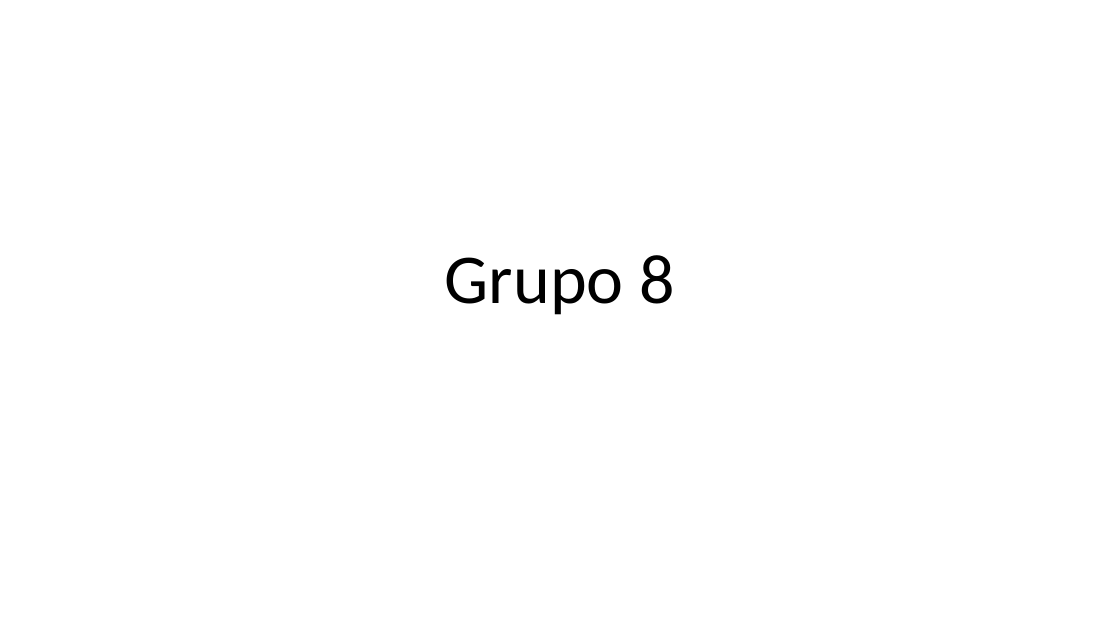
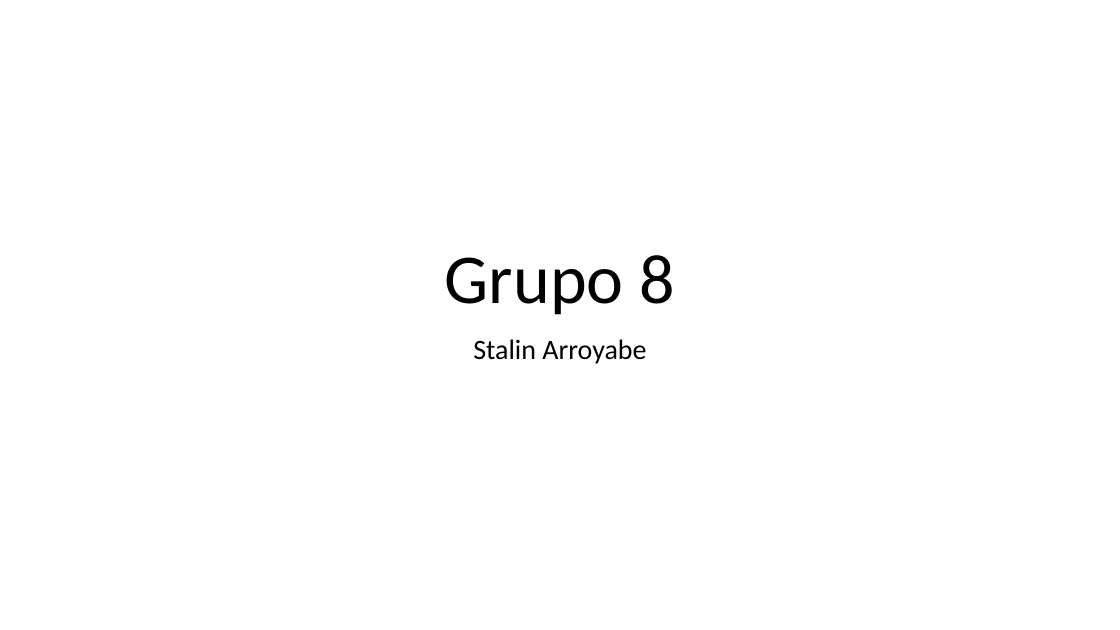
Before and after one commit to stalin190986/Taller_20180316_TecWeb, a slide deck: slide 1 of PresentacionBD.pptx. Drawn at 1120x630 pixels with LibreOffice and Linux fonts; fonts in the diff are those of the drawing. Boxes give left, top, right and bottom in pixels: in the first picture for what was removed or moved away, otherwise in the second. Text is boxed around its words. In the diff, an @@ line names an element or a change of style, - is before the commit and + after.

Commit message:
aa

```diff
--- a/PresentacionBD.pptx
+++ b/PresentacionBD.pptx
@@ subtitle added at [473,339,646,364], 24 pt, text #000000 @@
+Stalin Arroyabe
```
